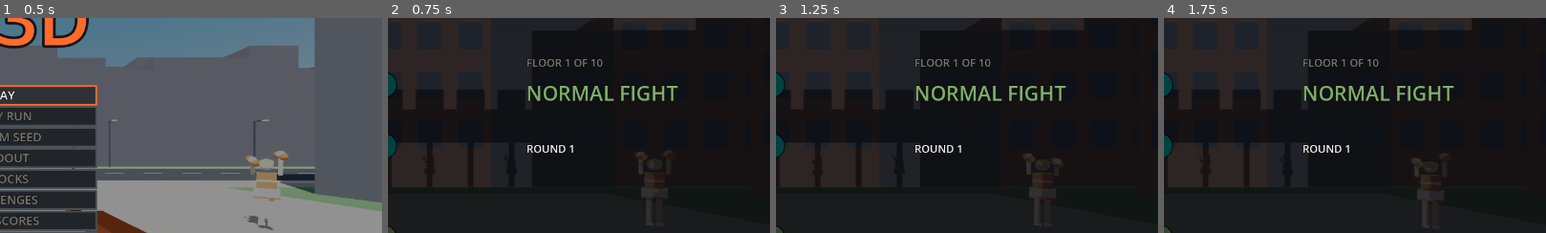
Above: before the commit, frames 1-4 (left to right).
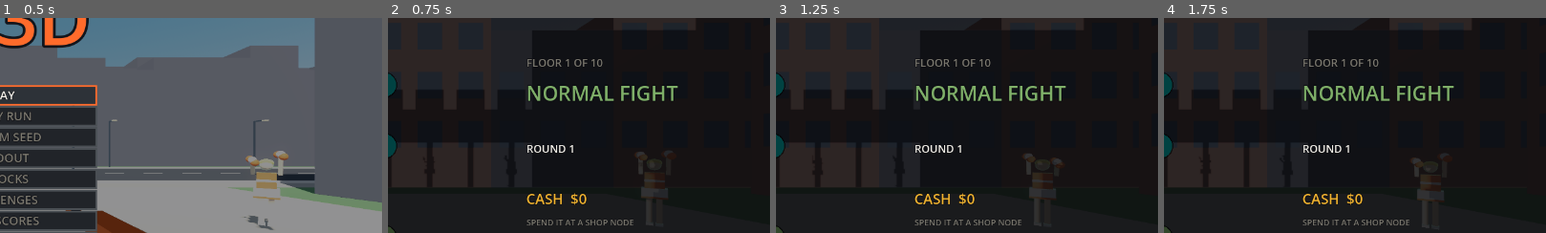
Above: after the commit, the same moments.

Repository: GVihi/FstreliBiciklina3D
Game: Godot game, scene res://main.tscn
The game is run twice, just before and just after one commit, with the same random seed, the same clock (stepped at 60 frames per second) and the same inputs.
Inputs (mouse positions are % of the whole screen's width and height, from its top left):
- Up to frame 1 (0.5 s): no input
- Up to frame 2 (0.75 s): tap Enter at 0.5 s; move the mouse to (72, 45) at 0.52 s; hold Right from 0.53 s (still down); tap 1 at 0.6 s; click (72, 45) at 0.67 s
- Up to frame 3 (1.25 s): keep holding Right; tap Space at 0.77 s; tap 2 at 0.8 s
- Up to frame 4 (1.75 s): release Right at 1.25 s; tap Space at 1.25 s; drag from (30, 55) to (45, 70) at 1.27 s
The pictures show only the part of the screen within x 50-100%, y 19-69%; the shares and areas given below are measured in that part.

Frame 1 is identical in both runs. In frame 2, 0.7% of the frame differs, in the area x 36-65%, y 81-97%; in frame 3, 0.7%; in frame 4, 0.7%.

Commit message:
After a fight the upgrade pick goes to the map; the shop is only at shop nodes (alpha B1.1, B1.2)
pick_upgrade and an empty upgrade pool now call after_upgrade, which goes to next_round (the map). A run without a map has no shop nodes, so it keeps upgrade pick then shop. The map screen shows the cash and a line that it is spent at a shop node. The upgrade screen still counts as shop_time, so the run timer line still adds up (B1.3).

Diff:
--- a/scripts/hud.gd
+++ b/scripts/hud.gd
@@ -1332,6 +1332,9 @@
 				TEXT
 			)
 		_txt("ROUND %d" % (next_f + 1), px, size.y * 0.5, int(18 * k), TEXT)
+	# the cash waits for a shop node (README alpha B1.2): show what the player has to spend
+	_txt("CASH  $%d" % g.cash, px, size.y * 0.62, int(24 * k), GOLD)
+	_txt("SPEND IT AT A SHOP NODE", px, size.y * 0.67, int(14 * k), GRAY)
 	_txt(
 		"LEFT / RIGHT OR MOUSE TO CHOOSE   ENTER OR CLICK TO GO   1-3 PICKS DIRECTLY",
 		cx,
--- a/scripts/shop.gd
+++ b/scripts/shop.gd
@@ -120,8 +120,8 @@
 	g.state_t = 0.0
 	g.clear_pickups()
 	Input.mouse_mode = Input.MOUSE_MODE_VISIBLE
-	if g.offers.size() == 0:
-		enter_shop()
+	if g.offers.size() == 0:  # every upgrade is bought out: nothing to pick, go on
+		after_upgrade()
 
 
 func pick_upgrade(i: int) -> void:
@@ -131,7 +131,16 @@
 	g.sfx.play("pickup")
 	g.sfx.v_cheer()
 	g.sfx.say("upgrade")
-	enter_shop()
+	after_upgrade()
+
+
+# what comes after the upgrade pick (README alpha B1): on a map run, back to the map, because the shop is a node
+# there and not part of every round; a run without a map has no shop nodes, so it keeps the shop after the pick
+func after_upgrade() -> void:
+	if g.run_map.is_empty():
+		enter_shop()
+	else:
+		g.next_round()
 
 
 # ------------------------------------------------------------------ style meter + cash + perks
